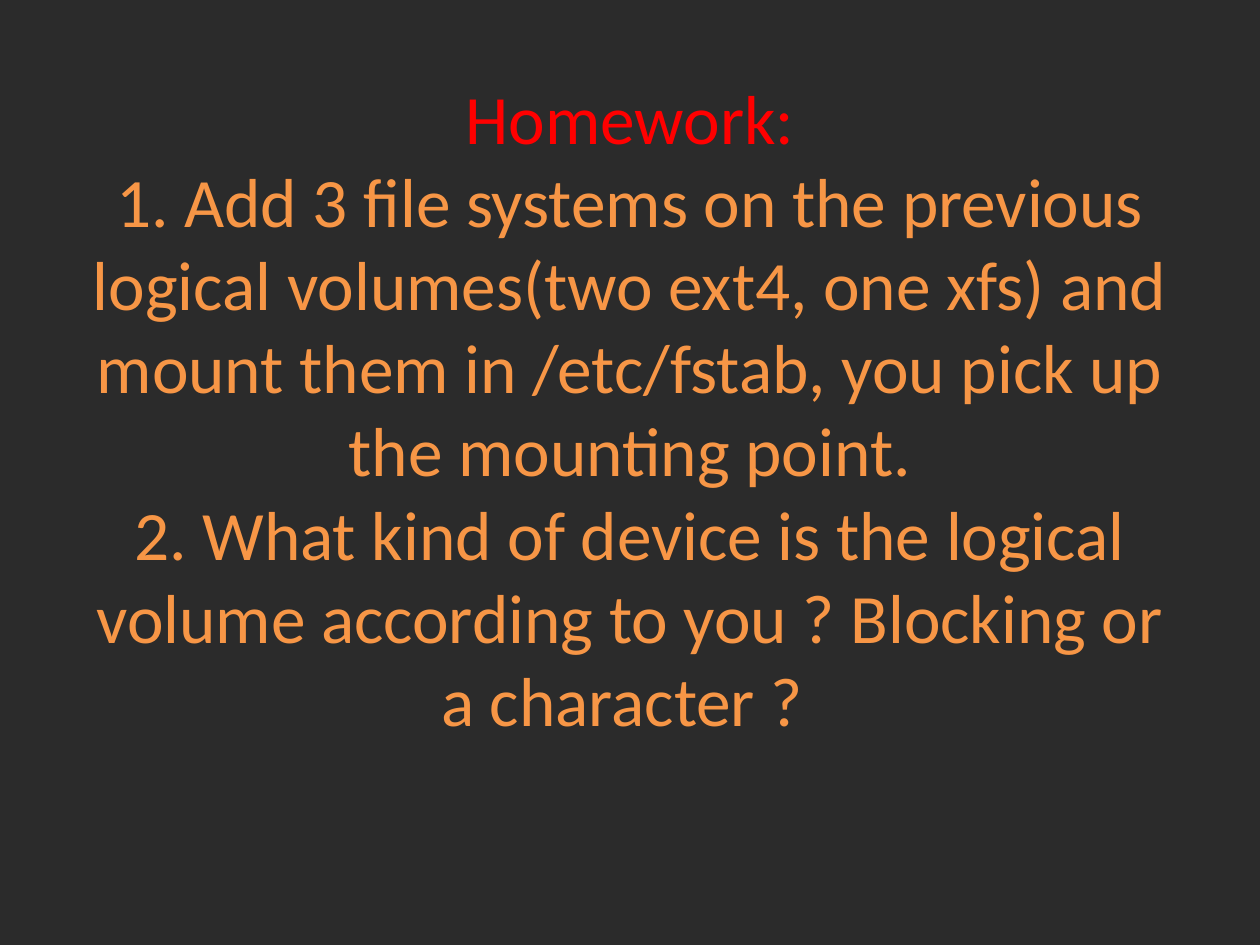
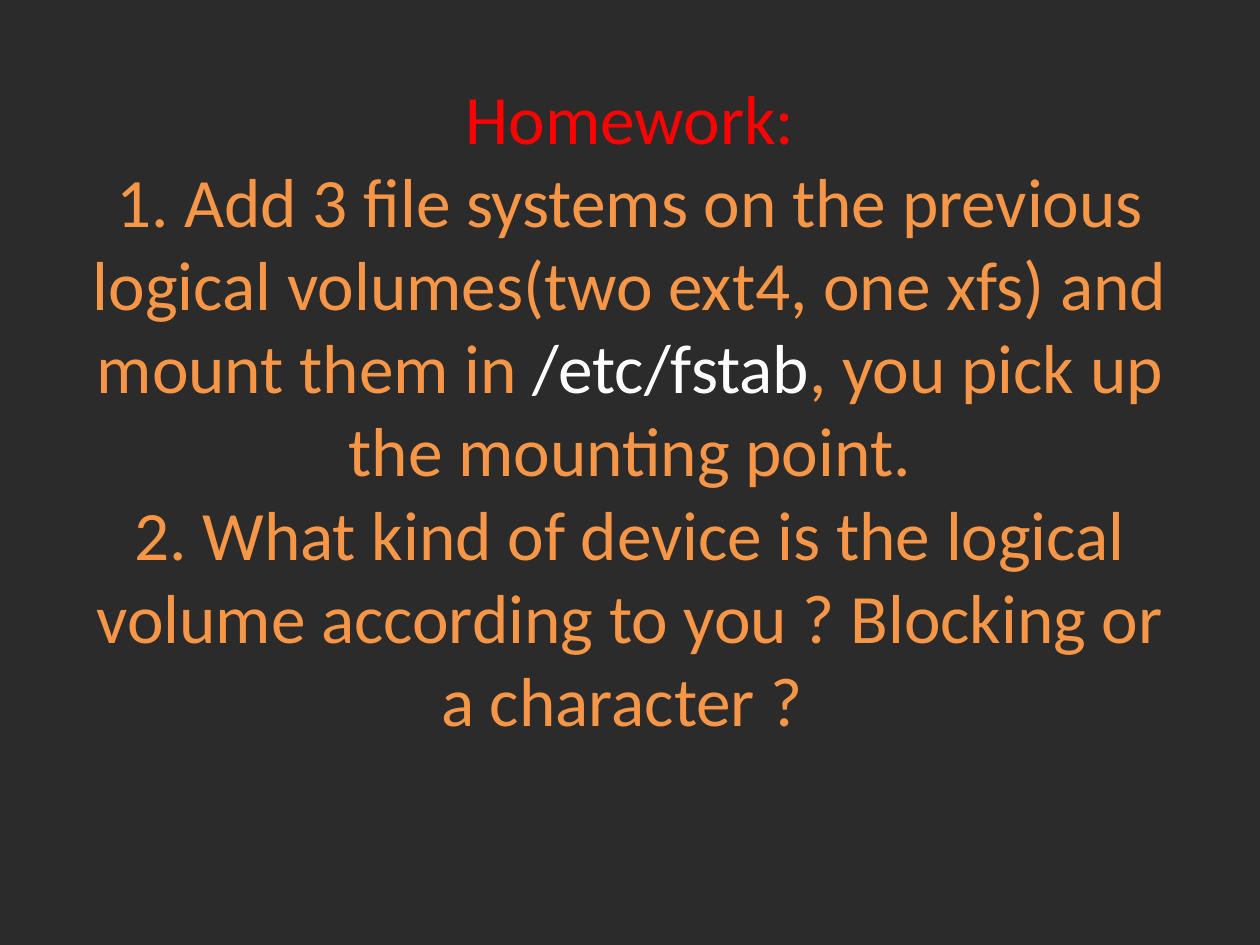
Before and after one commit to Academy-Soft-Intellect/Linux-Course, a slide deck: slide 11 of 08.Partitions_And_LVM_And_Filesystems/08-PartitionsLVMFileSystems.pptx. Drawn at 1260x945 pixels with LibreOffice and Linux fonts; fonts in the diff are those of the drawing; background and template pictures are left out; a plain dark background stands for a picture behind light text. Boxes give left, top, right and bottom in pixels: in the first picture for what was removed or moved away, otherwise in the second. Text is boxed around its words. In the diff, an @@ line names an element or a change of style, - is before the commit and + after.

```diff
--- a/08.Partitions_And_LVM_And_Filesystems/08-PartitionsLVMFileSystems.pptx
+++ b/08.Partitions_And_LVM_And_Filesystems/08-PartitionsLVMFileSystems.pptx
@@ title "Homework: 1. Add 3 file ..." at (x1=93, y1=96, x2=1166, y2=727): text colour #F79646 to #FFFFFF in "/etc/fstab," @@
```
Also in this commit, not shown: 2 other slides changed.
